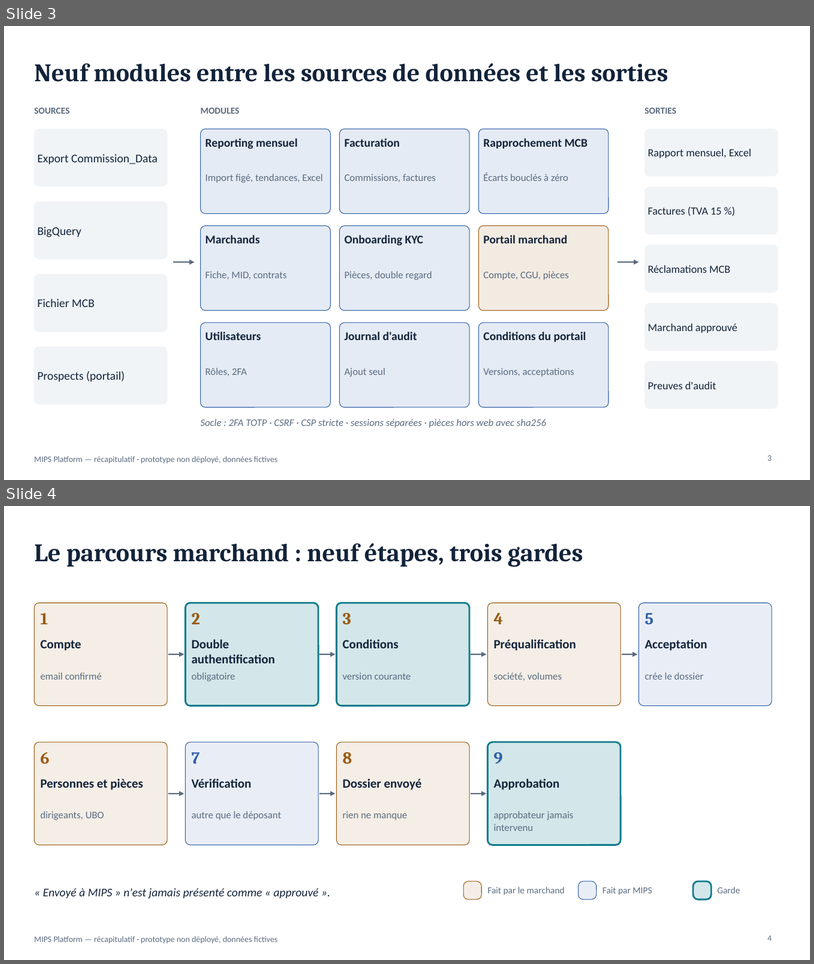
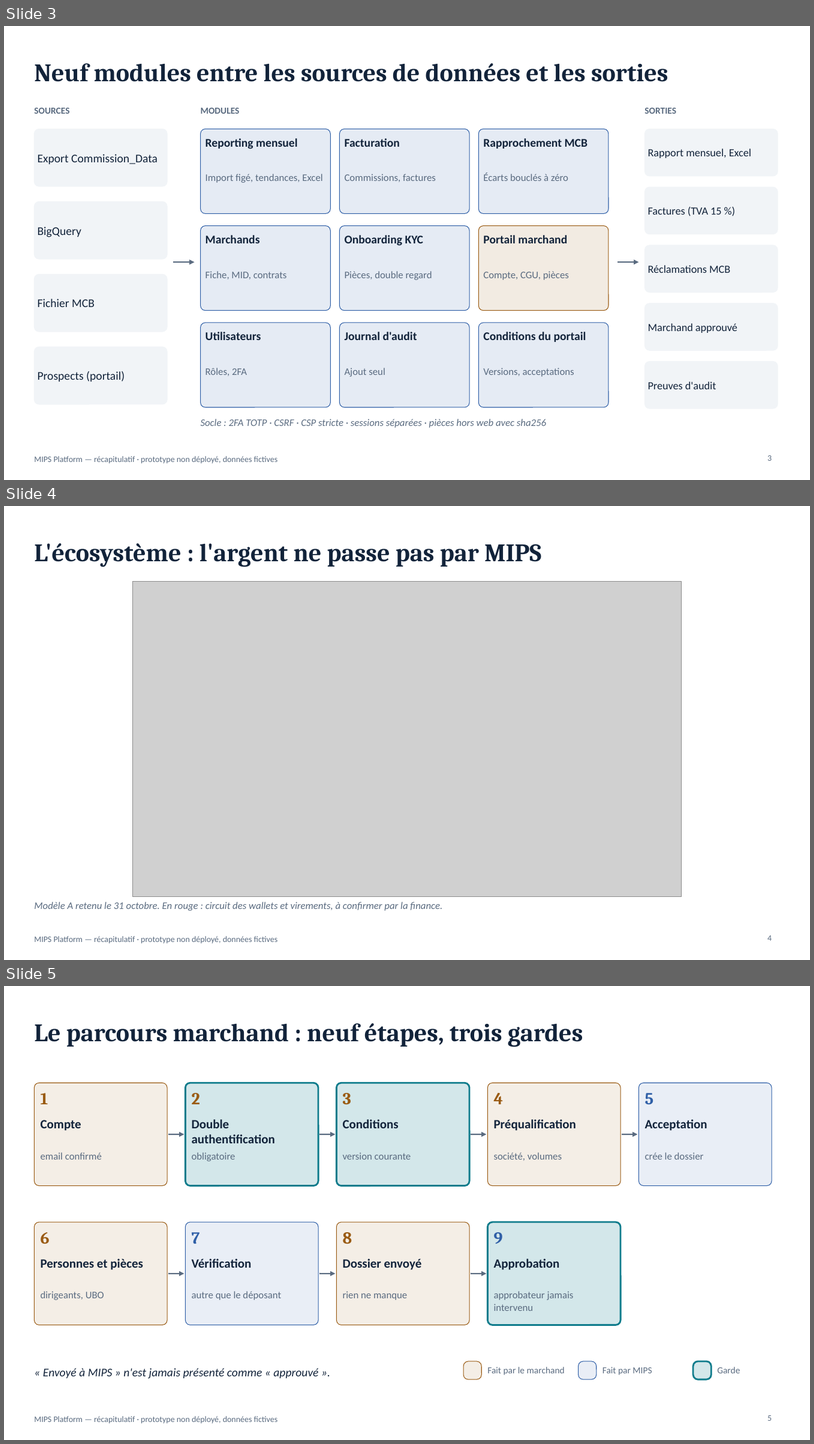
Before and after one commit to fmassonmips/mips-platform, a slide deck: outputs/recap/MIPS-recapitulatif.pptx. Shown one above the other, each under a label of ours: slides 3 and 4 before the commit, slides 3, 4 and 5 after it. The pictures are 814x964 and 814x1444 pixels, drawn with LibreOffice and Linux fonts; fonts in the diff are those of the drawing; grey boxes stand for pictures. Boxes give left, top, right and bottom in pixels: in the first picture for what was removed or moved away, otherwise in the second. Text is boxed around its words. In the diff, an @@ line names an element or a change of style, - is before the commit and + after.

```diff
--- a/outputs/recap/MIPS-recapitulatif.pptx
+++ b/outputs/recap/MIPS-recapitulatif.pptx
@@ slide 4 added at (4, 506, 810, 960), background #FFFFFF; not listed: 1 template element that a slide beside it also shows @@
@@ title added at (34, 543, 542, 567), 30 pt, text #12233A, bold @@
+L'écosystème : l'argent ne passe pas par MIPS
@@ picture added at (133, 582, 682, 896) @@
@@ text added at (34, 901, 443, 910), 12 pt, text #5A6B80, italic @@
+Modèle A retenu le 31 octobre. En rouge : circuit des wallets et virements, à confirmer par la finance.
@@ page number added at (768, 935, 772, 940), 10 pt, text #5A6B80 @@
+4
@@ what was slide 4 is now slide 5 @@
@@ page number at (768, 1415, 772, 1420): text changed @@
-4
+5
```
Also in this commit, not shown: 1 other file.
